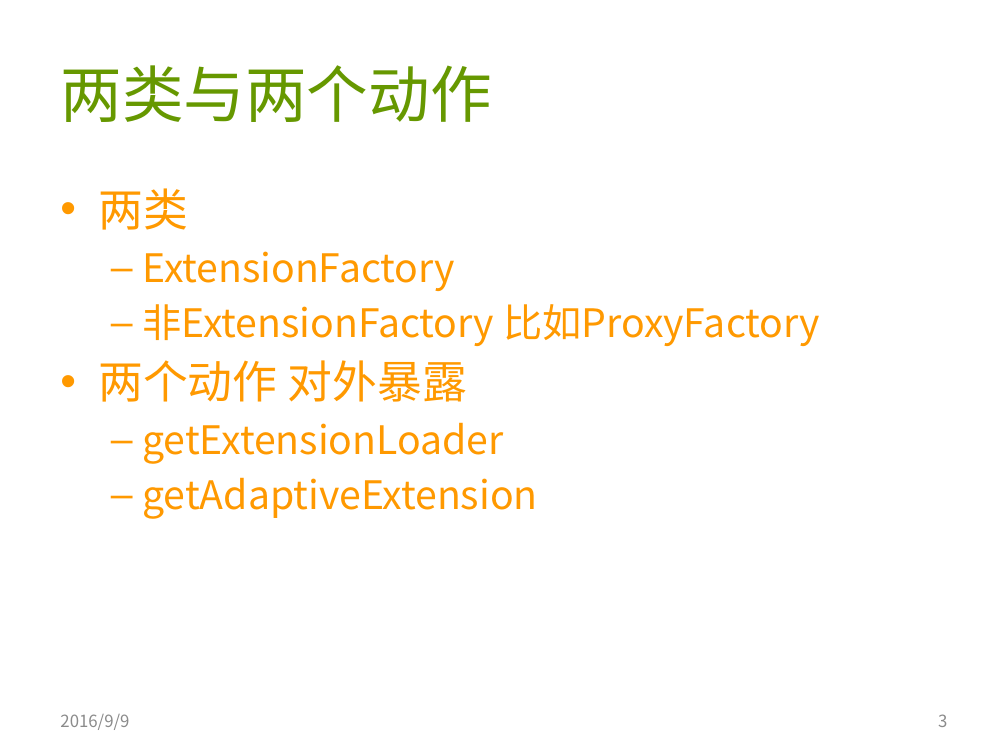
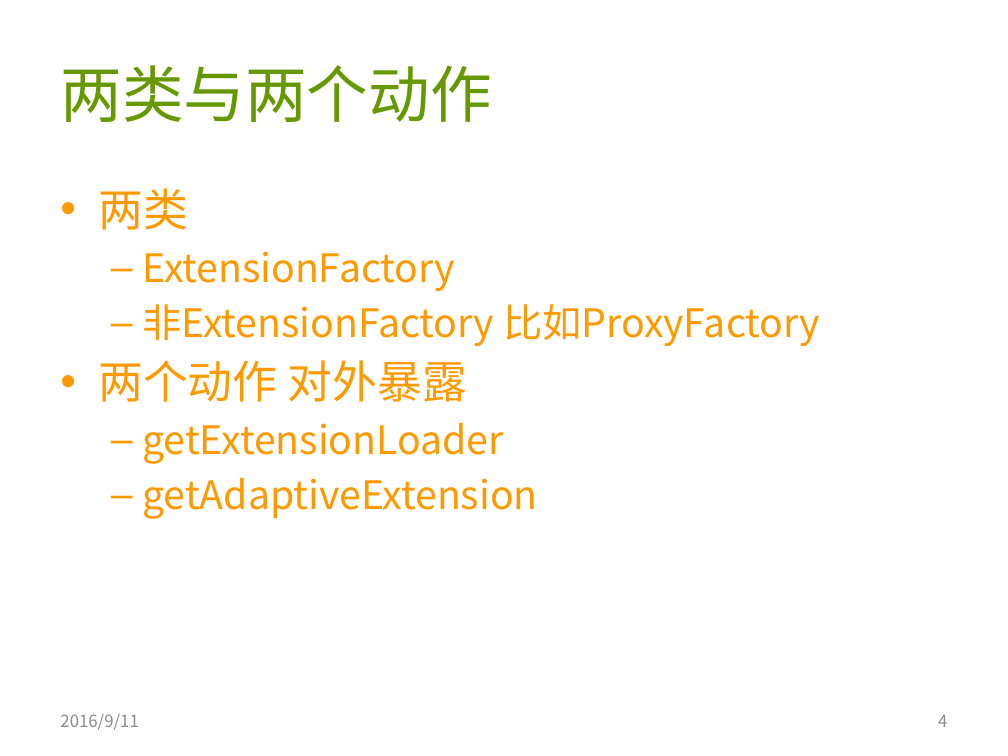
Before and after one commit to AmarRocks/demo, a slide deck: slide 4 of 04.dubbo_demo/document/dubbo源码分析3-扩展点.pptx (slide 3 before the commit). Drawn at 1008x756 pixels with LibreOffice and Linux fonts; fonts in the diff are those of the drawing. Boxes give left, top, right and bottom in pixels: in the first picture for what was removed or moved away, otherwise in the second. Text is boxed around its words. In the diff, an @@ line names an element or a change of style, - is before the commit and + after.

```diff
--- a/04.dubbo_demo/document/dubbo源码分析3-扩展点.pptx
+++ b/04.dubbo_demo/document/dubbo源码分析3-扩展点.pptx
@@ text at <box>60,714,138,730</box>: text changed @@
-2016/9/9
+2016/9/11
@@ page number at <box>938,715,947,727</box>: text changed @@
-3
+4
```
Also in this commit, not shown: 3 other slides changed, 2 slides added, 2 other files.
